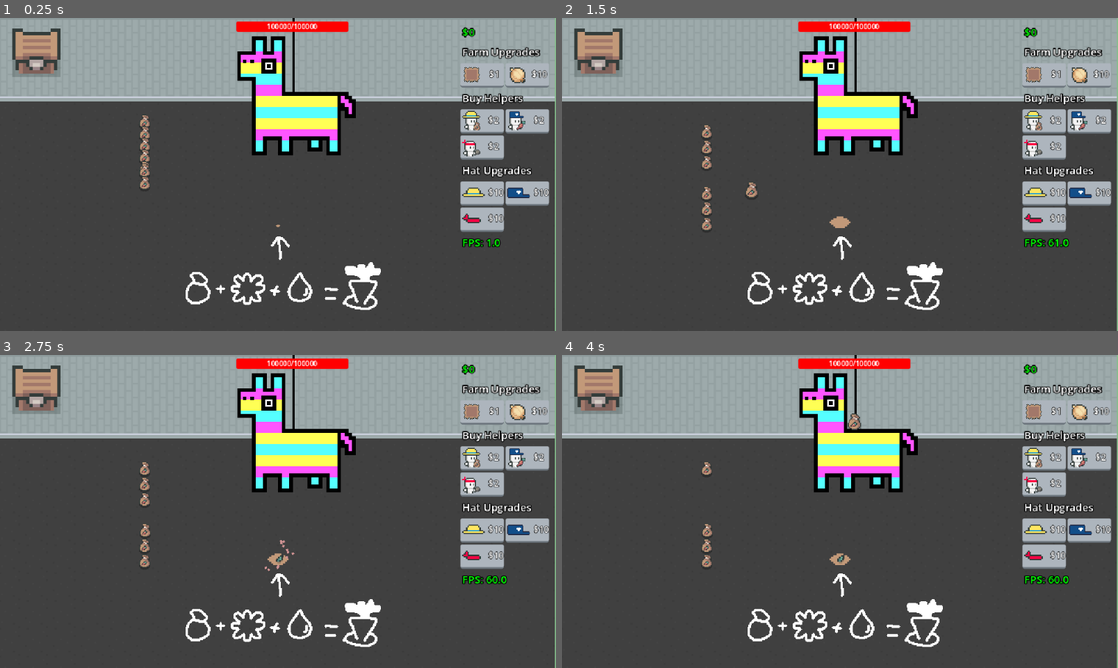
Above: before the commit, frames 1-4 (two rows, left to right).
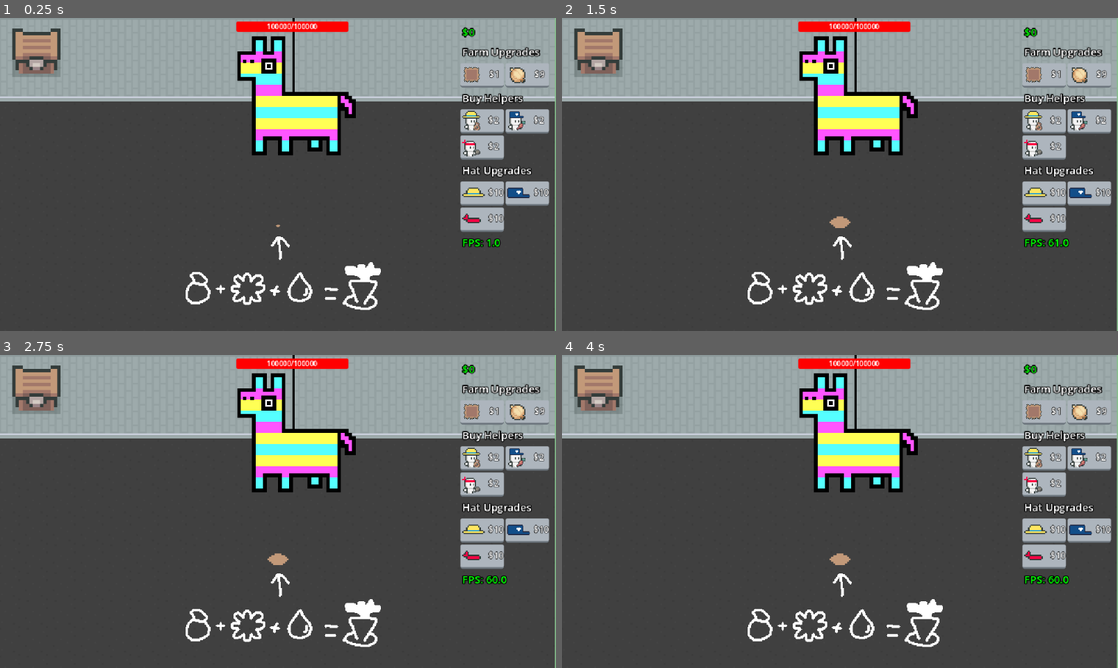
Above: after the commit, the same moments.

Repository: eric-marsh/farminata
Game: Godot game, scene res://scene/scene_switcher.tscn
Same seed, same stepped clock (60 frames per second), same inputs: the game is played once before the commit and once after it. Sound files missing from this copy of the repository are replaced by a short silence.
Inputs (mouse positions are in pixels of both pictures, inside the frame that each line leads up to):
- Up to frame 1 (0.25 s): no input
- Up to frame 2 (1.5 s): drag from (840, 218) to (600, 58) at 0.52 s; drag from (706, 177) to (840, 218) at 1.27 s
- Up to frame 3 (2.75 s): move the mouse to (144, 530) at 2.02 s; tap Mouse wheel down (SCROLL_DOWN) at 2.1 s; click (144, 530) at 2.17 s
- Up to frame 4 (4 s): drag from (706, 498) to (600, 395) at 2.77 s; drag from (706, 483) to (851, 423) at 3.52 s

The runs differ from the first frame. In frame 1, 0.3% of the frame differs, in the area x 25-99%, y 16-55%; in frame 2, 0.4%; in frame 3, 0.4%, in the area x 25-99%, y 16-70%; in frame 4, 0.4%.

Commit message:
$9 onions

Diff:
--- a/scene/main.tscn
+++ b/scene/main.tscn
@@ -10,7 +10,6 @@
 [ext_resource type="Script" uid="uid://btvo711v3d32a" path="res://scene/drops_manager.gd" id="6_k65ib"]
 [ext_resource type="Script" uid="uid://b8iivuocvbyjt" path="res://script/helpers_container.gd" id="6_of57s"]
 [ext_resource type="PackedScene" uid="uid://pcjs3l3ltyss" path="res://scene/sell_chest.tscn" id="8_of57s"]
-[ext_resource type="PackedScene" uid="uid://xiwavl2b1sw0" path="res://scene/droppable.tscn" id="8_v2gmf"]
 [ext_resource type="PackedScene" uid="uid://c0isrep8hx4u6" path="res://scene/piniata.tscn" id="10_tqoya"]
 [ext_resource type="PackedScene" uid="uid://h4q30axum8vq" path="res://dead_piniata.tscn" id="12_hybxs"]
 [ext_resource type="Script" uid="uid://cc5rukvl6a3t8" path="res://scene/enviornment.gd" id="12_wscrc"]
@@ -90,34 +89,6 @@
 y_sort_enabled = true
 script = ExtResource("6_k65ib")
 
-[node name="Droppable" parent="Drops" instance=ExtResource("8_v2gmf")]
-position = Vector2(166, 139)
-drop_type = 4
-
-[node name="Droppable2" parent="Drops" instance=ExtResource("8_v2gmf")]
-position = Vector2(166, 139)
-drop_type = 4
-
-[node name="Droppable3" parent="Drops" instance=ExtResource("8_v2gmf")]
-position = Vector2(166, 139)
-drop_type = 4
-
-[node name="Droppable4" parent="Drops" instance=ExtResource("8_v2gmf")]
-position = Vector2(166, 139)
-drop_type = 4
-
-[node name="Droppable5" parent="Drops" instance=ExtResource("8_v2gmf")]
-position = Vector2(166, 139)
-drop_type = 4
-
-[node name="Droppable6" parent="Drops" instance=ExtResource("8_v2gmf")]
-position = Vector2(166, 139)
-drop_type = 4
-
-[node name="Droppable7" parent="Drops" instance=ExtResource("8_v2gmf")]
-position = Vector2(166, 139)
-drop_type = 4
-
 [node name="Helpers" type="Node2D" parent="."]
 y_sort_enabled = true
 position = Vector2(0, 6)
--- a/script/prices.gd
+++ b/script/prices.gd
@@ -28,7 +28,7 @@
 		Enum.Upgrade_Type.AddAttackHelper:
 			return max(2, State.num_attack_helpers * 4)
 		Enum.Upgrade_Type.UnlockOnion:
-			return 10
+			return 9
 		Enum.Upgrade_Type.UnlockTurnip:
 			return 40
 		Enum.Upgrade_Type.UnlockPotato:
Not shown: 1 places in scene/main.tscn that only renumber resources
